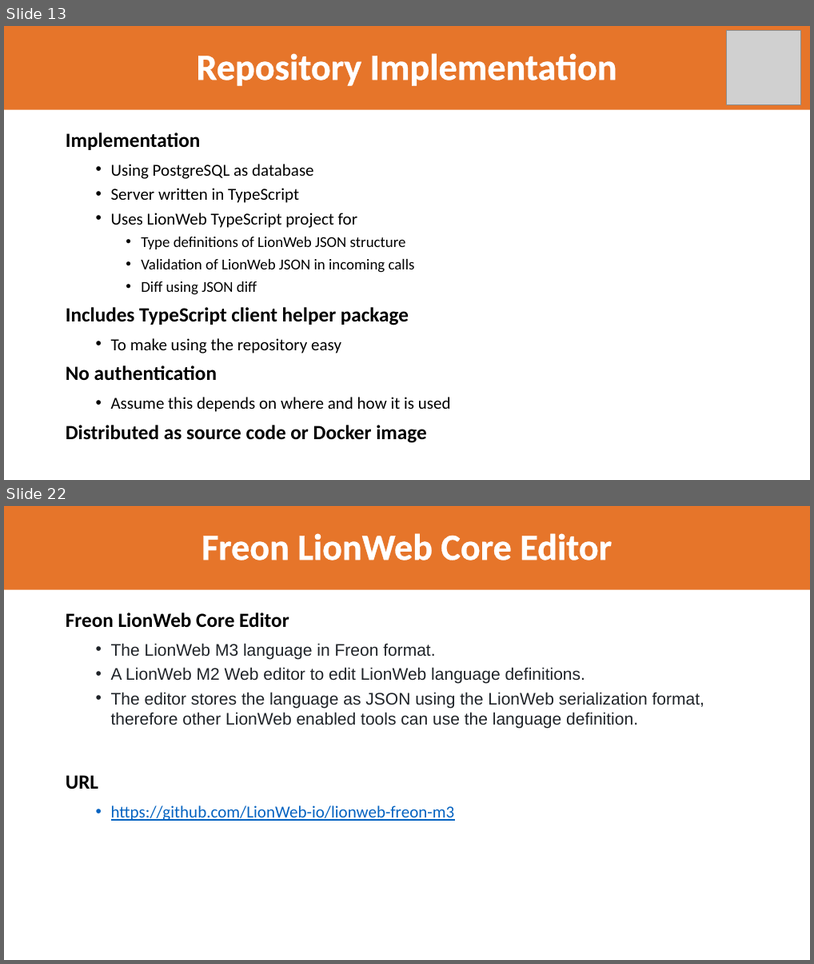
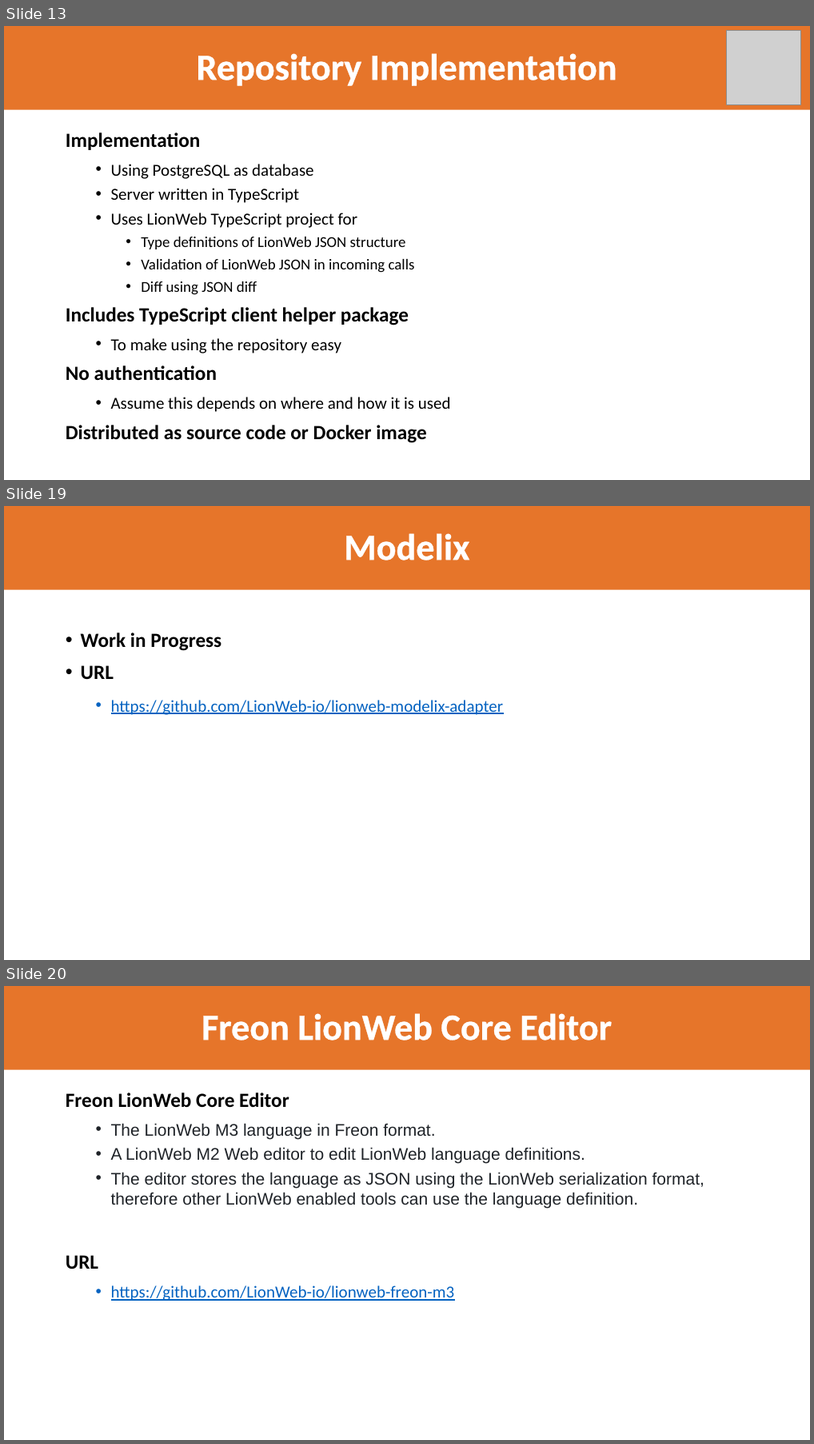
Before and after one commit to LionWeb-io/specification, a slide deck: resources/LangDev 2024 Talk-jos.pptx. Shown one above the other, each under a label of ours: slides 13 and 22 before the commit, slides 13, 19 and 20 after it; the slides between them are not shown. The pictures are 814x964 and 814x1444 pixels, drawn with LibreOffice and Linux fonts; fonts in the diff are those of the drawing; grey boxes stand for pictures; background and template pictures are left out. Boxes give left, top, right and bottom in pixels: in the first picture for what was removed or moved away, otherwise in the second. Text is boxed around its words. In the diff, an @@ line names an element or a change of style, - is before the commit and + after.

Commit message:
Layout improved, more text

```diff
--- a/resources/LangDev 2024 Talk-jos.pptx
+++ b/resources/LangDev 2024 Talk-jos.pptx
@@ slide 19 added at [4, 506, 810, 960], background #FFFFFF @@
@@ title added at [4, 506, 810, 589], fill #E6752A, 44 pt, text #FFFFFF, bold @@
+Modelix
@@ text added at [81, 632, 504, 715], 20 pt, text #0563C1, underline @@
+Work in Progress
+URL
+  • https://github.com/LionWeb-io/lionweb-modelix-adapter
@@ what was slide 22 is now slide 20 @@
```
Also in this commit, not shown: 15 slides changed, 6 other slides added, 8 slides removed.
